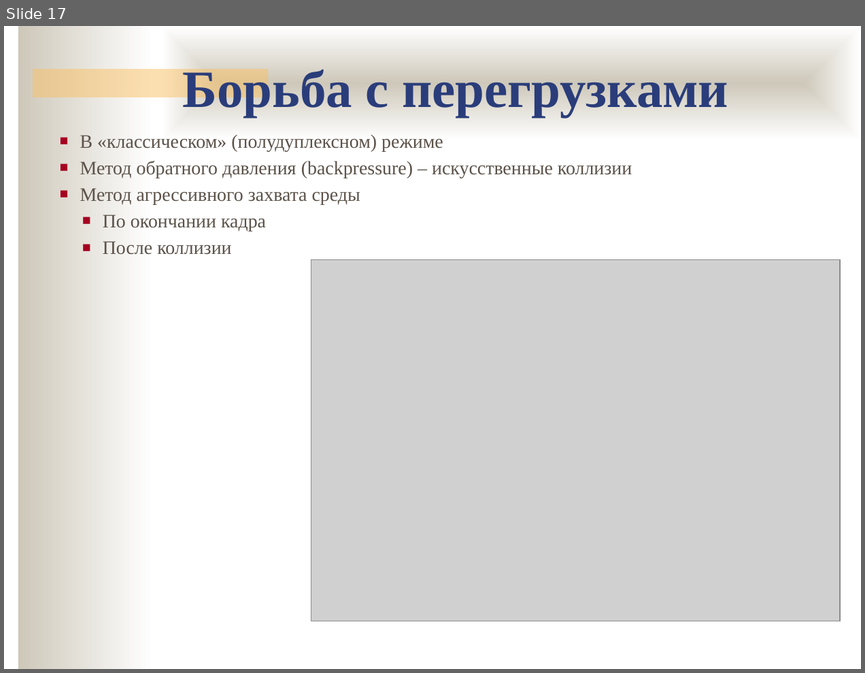
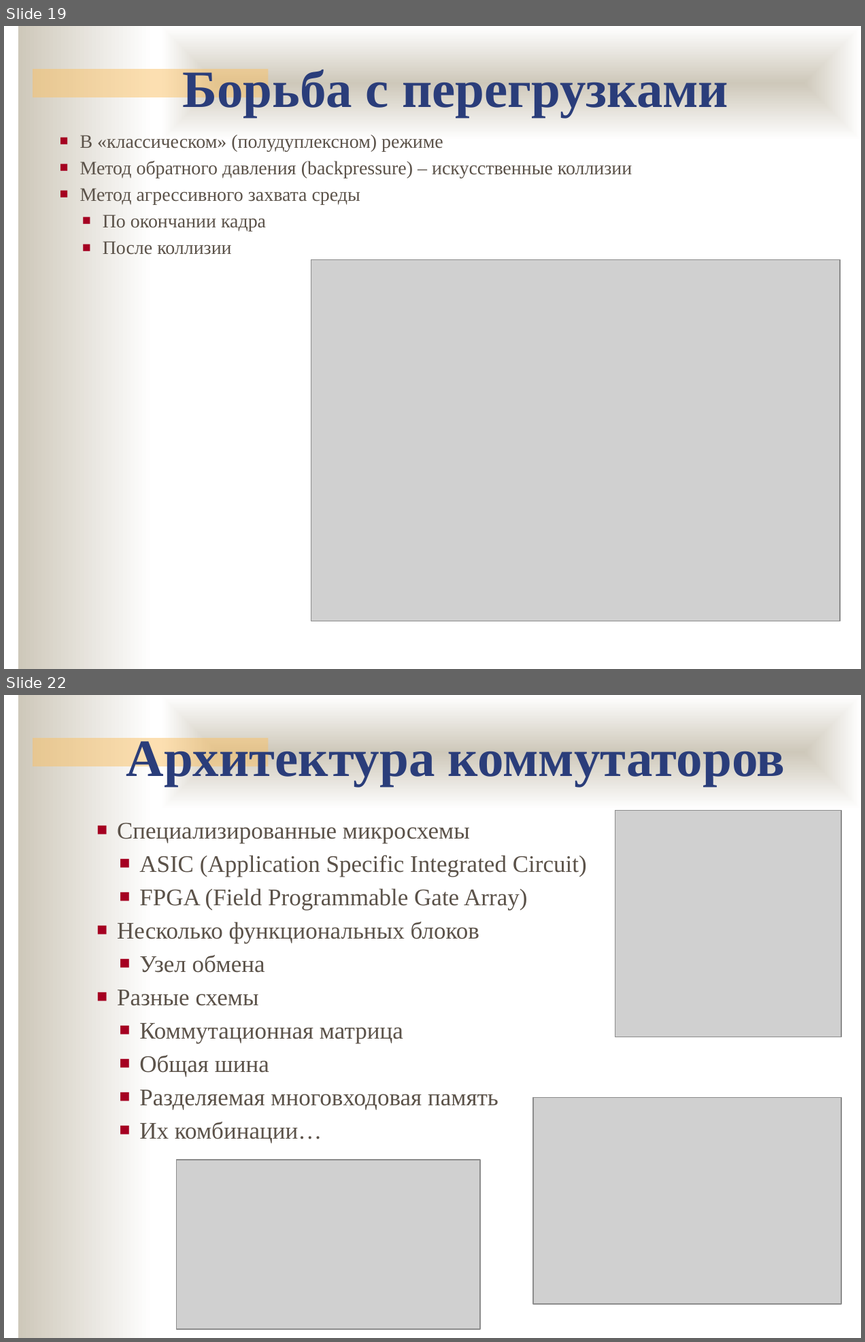
Before and after one commit to ukoloff/nets, a slide deck: 07.pptx. Shown one above the other, each under a label of ours: slide 17 before the commit, slides 19 and 22 after it; the slides between them are not shown. The pictures are 865x673 and 865x1342 pixels, drawn with LibreOffice and Linux fonts; fonts in the diff are those of the drawing; grey boxes stand for pictures; background and template pictures are left out. Boxes give left, top, right and bottom in pixels: in the first picture for what was removed or moved away, otherwise in the second. Text is boxed around its words. In the diff, an @@ line names an element or a change of style, - is before the commit and + after.

```diff
--- a/07.pptx
+++ b/07.pptx
@@ slide 22 added at [4,695,861,1338], background #FFFFFF; not listed: 3 template elements that a slide beside it also shows @@
@@ text added at [126,734,785,785], 44 pt, text #2A3D7A, bold @@
+Архитектура коммутаторов
@@ picture added at [615,811,841,1037] @@
@@ text added at [117,822,587,1143], 20 pt, text #5B5249 @@
+■ Специализированные микросхемы
+  ■ ASIC (Application Specific Integrated Circuit)
+  ■ FPGA (Field Programmable Gate Array)
+■ Несколько функциональных блоков
+  ■ Узел обмена
+■ Разные схемы
+  ■ Коммутационная матрица
+  ■ Общая шина
+  ■ Разделяемая многовходовая память
+  ■ Их комбинации…
@@ picture added at [534,1097,842,1304] @@
@@ picture added at [176,1159,479,1329] @@
@@ what was slide 17 is now slide 19 @@
```
Also in this commit, not shown: 1 slide changed, 11 other slides added.
